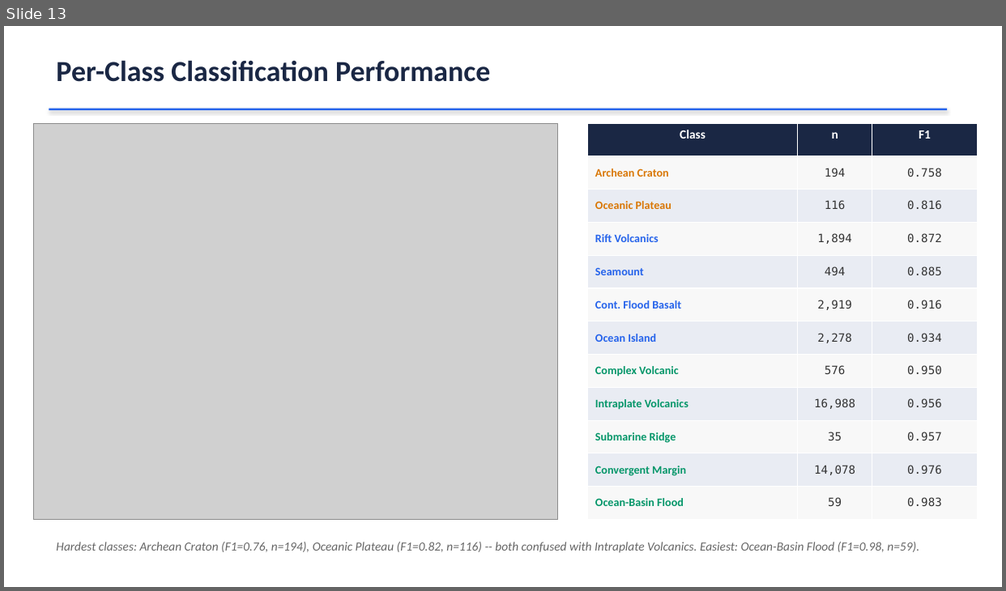
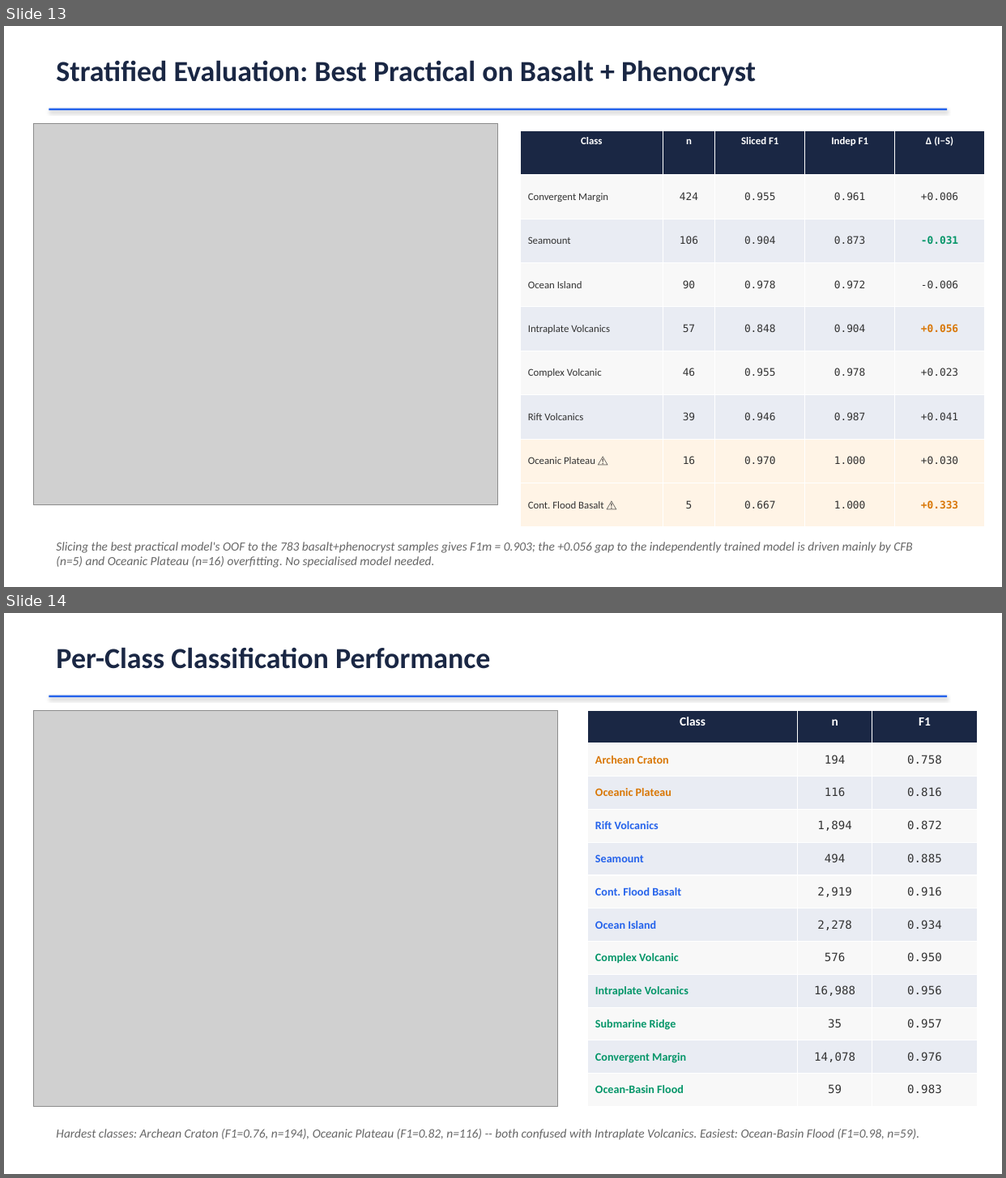
Before and after one commit to SteadfastAsArt/cpx-tectonic-dashboard, a slide deck: CPX_Tectonic_Classification.pptx. Shown one above the other, each under a label of ours: slide 13 before the commit, slides 13 and 14 after it. The pictures are 1006x591 and 1006x1178 pixels, drawn with LibreOffice and Linux fonts; fonts in the diff are those of the drawing; grey boxes stand for pictures. Boxes give left, top, right and bottom in pixels: in the first picture for what was removed or moved away, otherwise in the second. Text is boxed around its words. In the diff, an @@ line names an element or a change of style, - is before the commit and + after.

```diff
--- a/CPX_Tectonic_Classification.pptx
+++ b/CPX_Tectonic_Classification.pptx
@@ slide 13 added at (4,26,1002,587), background #FFFFFF @@
@@ text added at (56,60,756,86), 28 pt, text #1A2744, bold @@
+Stratified Evaluation: Best Practical on Basalt + Phenocryst
@@ rectangle added at (49,109,948,110), fill #2563EB @@
@@ picture added at (34,123,498,506) @@
@@ table added at (521,130,985,527), 9 rows, 5 columns @@
+Class | n | Sliced F1 | Indep F1 | Δ (I−S)
+Convergent Margin | 424 | 0.955 | 0.961 | +0.006
+Seamount | 106 | 0.904 | 0.873 | -0.031
+Ocean Island | 90 | 0.978 | 0.972 | -0.006
+Intraplate Volcanics | 57 | 0.848 | 0.904 | +0.056
+Complex Volcanic | 46 | 0.955 | 0.978 | +0.023
+Rift Volcanics | 39 | 0.946 | 0.987 | +0.041
+Oceanic Plateau ⚠ | 16 | 0.970 | 1.000 | +0.030
+Cont. Flood Basalt ⚠ | 5 | 0.667 | 1.000 | +0.333
@@ text added at (56,542,912,568), 12 pt, text #666666, italic @@
+Slicing the best practical model's OOF to the 783 basalt+phenocryst samples gives F1m = 0.903; the +0.056 gap to the independently trained model is driven mainly by CFB (n=5) and Oceanic Plateau (n=16) overfitting. No specialised model needed.
@@ what was slide 13 is now slide 14 @@
```
Also in this commit, not shown: 1 slide changed, 3 other files.
